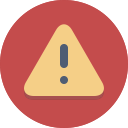
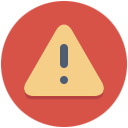
Layer changes from the first w=128, h=128 image to the second:
moved "Layer 0" above "Layer 2", painted on it over [left=0, top=0, right=128, bottom=128]
renamed "Layer 1" to "Layer 2", painted on it over [left=0, top=0, right=128, bottom=128]
